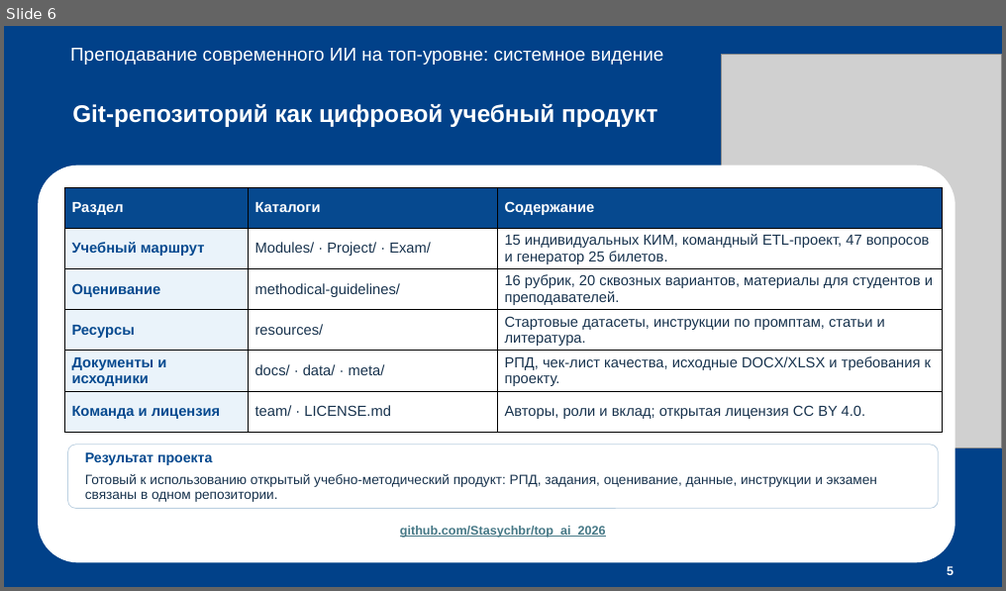
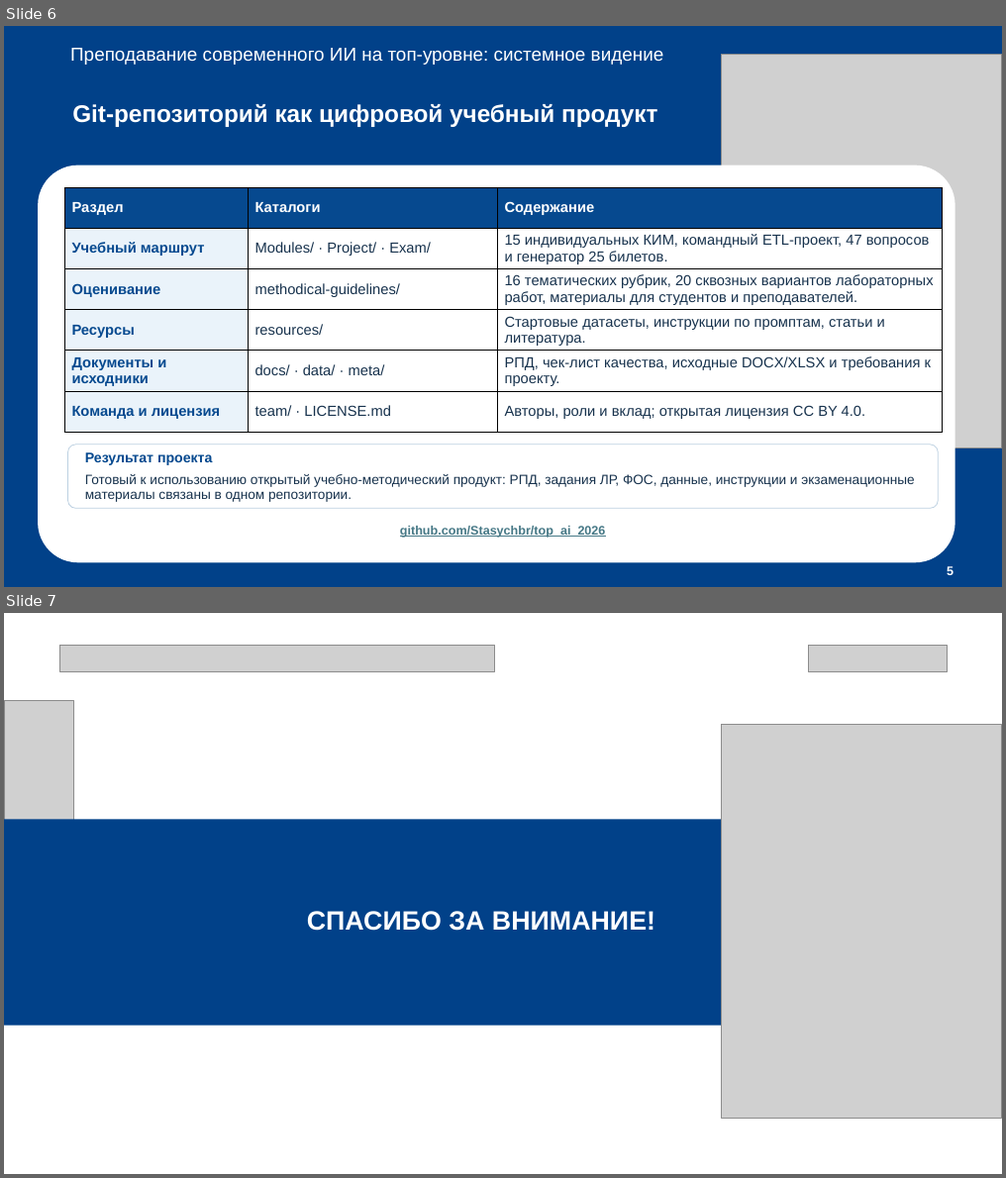
Before and after one commit to Stasychbr/top_ai_2026, a slide deck: data/Java_AI_course_defense(2).pptx. Shown one above the other, each under a label of ours: slide 6 before the commit, slides 6 and 7 after it. The pictures are 1006x591 and 1006x1178 pixels, drawn with LibreOffice and Linux fonts; fonts in the diff are those of the drawing; grey boxes stand for pictures. Boxes give left, top, right and bottom in pixels: in the first picture for what was removed or moved away, otherwise in the second. Text is boxed around its words. In the diff, an @@ line names an element or a change of style, - is before the commit and + after.

```diff
--- a/data/Java_AI_course_defense(2).pptx
+++ b/data/Java_AI_course_defense(2).pptx
@@ slide 7 added at [4, 613, 1002, 1174], background #FFFFFF @@
@@ picture added at [59, 645, 495, 671] @@
@@ picture added at [808, 646, 946, 672] @@
@@ picture added at [4, 701, 73, 860] @@
@@ picture added at [721, 725, 1002, 1118] @@
@@ rectangle added at [4, 820, 1002, 1026], fill #014189 @@
@@ title added at [307, 911, 655, 931], 25.5 pt, text #FFFFFF, bold @@
+СПАСИБО ЗА ВНИМАНИЕ!
@@ slide 6 changed as well @@
@@ table at [64, 187, 943, 433] @@
-row 3, column 3: 16 рубрик, 20 сквозных вариантов, материалы для студентов и преподавателей.
+row 3, column 3: 16 тематических рубрик, 20 сквозных вариантов лабораторных работ, материалы для студентов и преподавателей.
@@ text at [85, 474, 914, 502]: text changed @@
-Готовый к использованию открытый учебно-методический продукт: РПД, задания, оценивание, данные, инструкции и экзамен связаны в одном репозитории.
+Готовый к использованию открытый учебно-методический продукт: РПД, задания ЛР, ФОС, данные, инструкции и экзаменационные материалы связаны в одном репозитории.
```
Also in this commit, not shown: 4 other slides changed, 1 other file.
